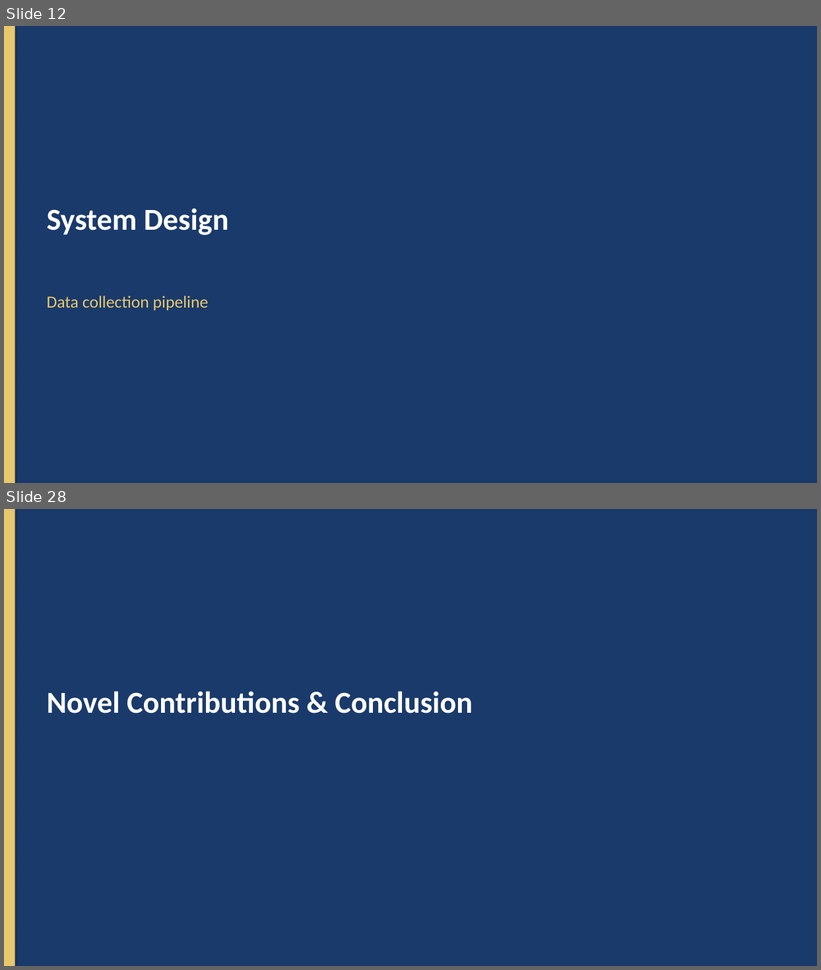
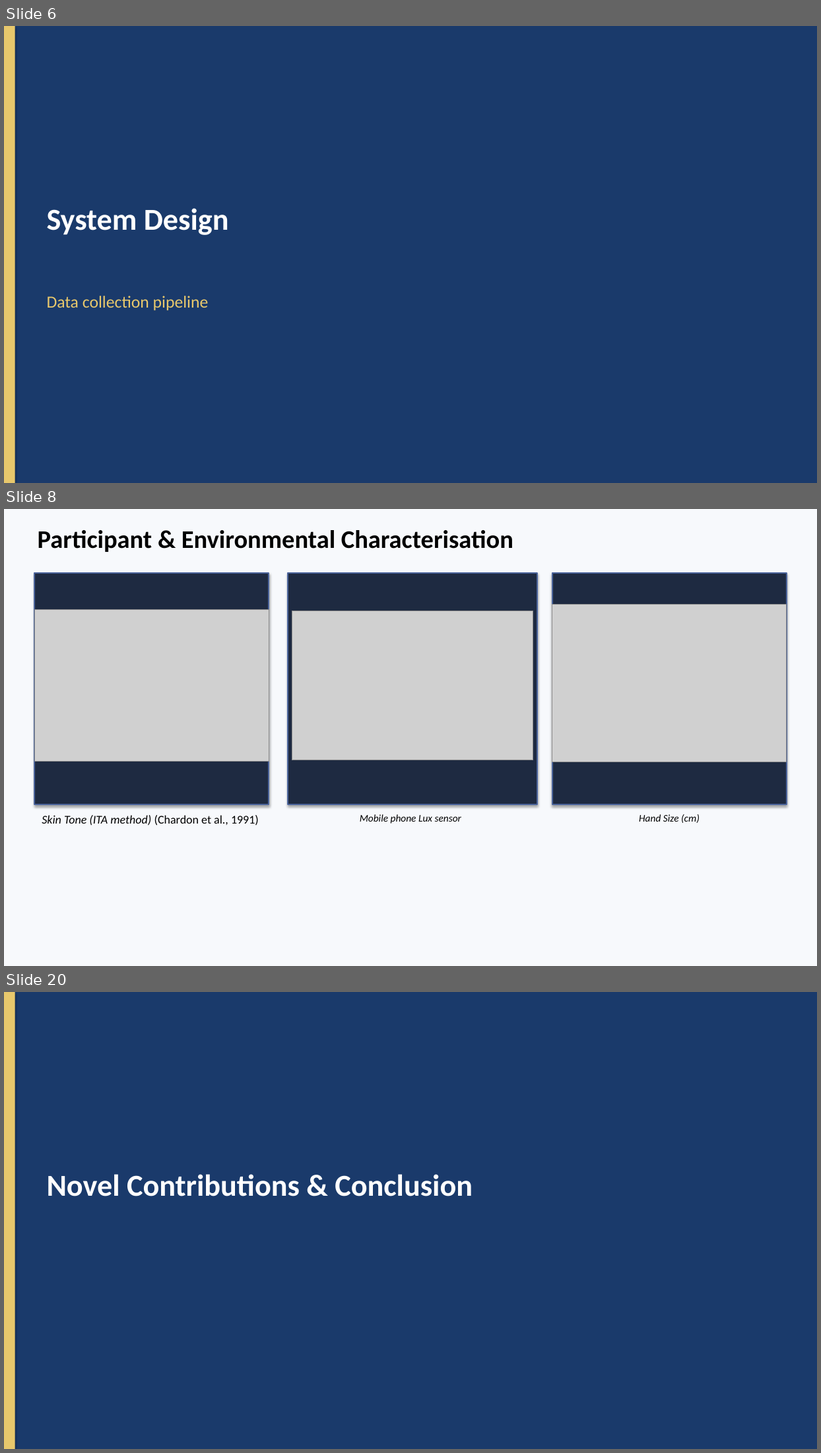
Before and after one commit to AayamRegmi/Comparative-Evaluation-of-Vision-Based-Finger-Tracking-for-Piano-Interaction, a slide deck: Documentation/Piano_Finger_Tracking_Presentation.pptx. Shown one above the other, each under a label of ours: slides 12 and 28 before the commit, slides 6, 8 and 20 after it; the slides between them are not shown. The pictures are 821x970 and 821x1453 pixels, drawn with LibreOffice and Linux fonts; fonts in the diff are those of the drawing; grey boxes stand for pictures. Boxes give left, top, right and bottom in pixels: in the first picture for what was removed or moved away, otherwise in the second. Text is boxed around its words. In the diff, an @@ line names an element or a change of style, - is before the commit and + after.

Commit message:
Update documentation: replace MJMPE with MPJPE in report figures and redesign presentation
- Replace all section-8 chart screenshots in Word report with regenerated MPJPE-labelled plots
- Add MediaPipe-only per-finger MPJPE chart (Fig 8.2.3.b) replacing the combined view
- Redesign PowerPoint to use image placeholders and reduced text across all slides

```diff
--- a/Documentation/Piano_Finger_Tracking_Presentation.pptx
+++ b/Documentation/Piano_Finger_Tracking_Presentation.pptx
@@ slide 8 added at bbox=[4, 509, 817, 966], background #F7F9FC @@
@@ text added at bbox=[38, 530, 514, 552], 30 pt, text #000000, bold @@
+Participant & Environmental Characterisation
@@ rectangle added at bbox=[34, 573, 269, 805], fill #1E2A41, outline #4B649B 1.5 pt @@
@@ rectangle added at bbox=[288, 573, 537, 805], fill #1E2A41, outline #4B649B 1.5 pt @@
@@ rectangle added at bbox=[552, 573, 787, 805], fill #1E2A41, outline #4B649B 1.5 pt @@
@@ picture added at bbox=[552, 604, 787, 762] @@
@@ picture added at bbox=[34, 609, 269, 762] @@
@@ picture added at bbox=[292, 611, 533, 760] @@
@@ text added at bbox=[42, 815, 259, 826], 14 pt, text #000000, italic @@
+Skin Tone (ITA method) (Chardon et al., 1991)
@@ text added at bbox=[360, 815, 461, 824], 12 pt, text #000000, italic @@
+Mobile phone Lux sensor
@@ text added at bbox=[639, 815, 700, 823], 12 pt, text #000000, italic @@
+Hand Size (cm)
@@ what was slide 12 is now slide 6 @@
@@ what was slide 28 is now slide 20 @@
```
Also in this commit, not shown: 14 slides changed, 3 other slides added, 12 slides removed, 1 other file.
